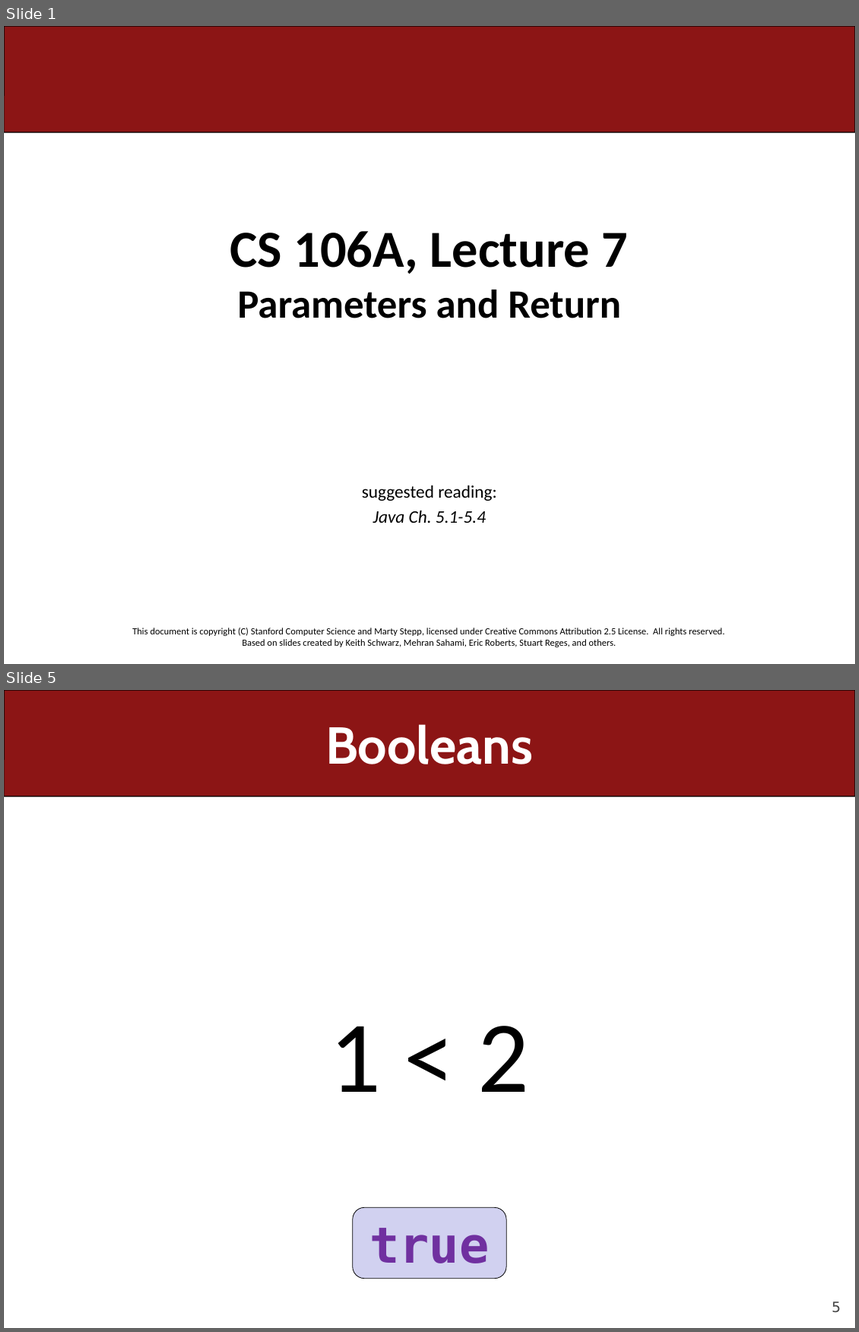
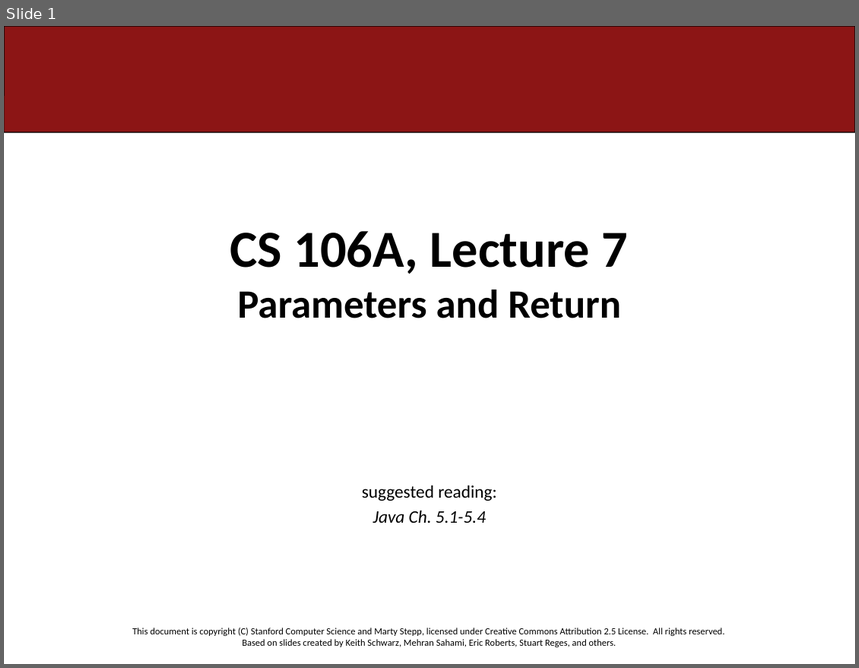
Before and after one commit to ckincaid17/cs106a-summer-2018, a slide deck: WWW/lectures/Lecture7/Lecture7.pptx. Shown one above the other, each under a label of ours: slides 1 and 5 before the commit, slide 1 after it; the slides between them are not shown. The pictures are 859x1332 and 859x668 pixels, drawn with LibreOffice and Linux fonts; fonts in the diff are those of the drawing. Boxes give left, top, right and bottom in pixels: in the first picture for what was removed or moved away, otherwise in the second. Text is boxed around its words. In the diff, an @@ line names an element or a change of style, - is before the commit and + after.

```diff
--- a/WWW/lectures/Lecture7/Lecture7.pptx
+++ b/WWW/lectures/Lecture7/Lecture7.pptx
@@ slide 5 removed at <box>4,690,855,1328</box>, background #FFFFFF; not listed: 1 template element that a slide beside it also shows @@
@@ title removed at <box>325,724,533,764</box> @@
-Booleans
@@ text removed at <box>330,1026,529,1092</box> @@
-1 < 2
@@ rounded rectangle removed at <box>353,1208,507,1278</box> @@
-true
@@ page number removed at <box>832,1302,841,1313</box> @@
-5
```
Also in this commit, not shown: 1 slide changed, 92 other slides removed, 2 other files.
